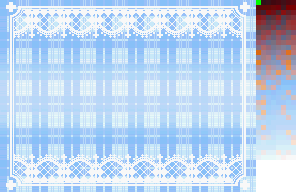
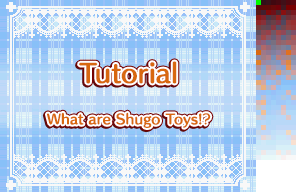
Layered file, before and after one edit (296×192). Changes by layer:
added layer "Tutorial" above "What are Shugo Toys!?" over [79, 61, 177, 84]
added layer "What are Shugo Toys!?" above "Layer 2" over [47, 112, 211, 128]
